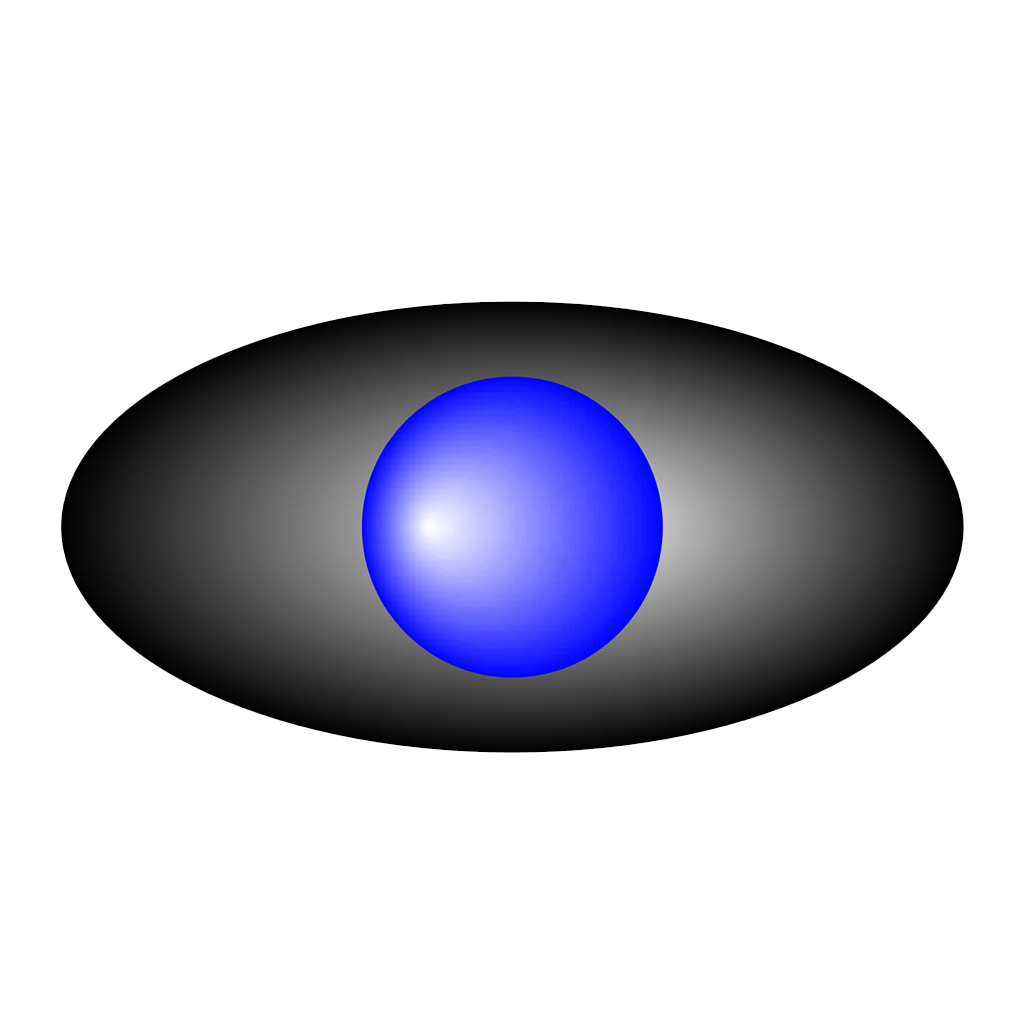
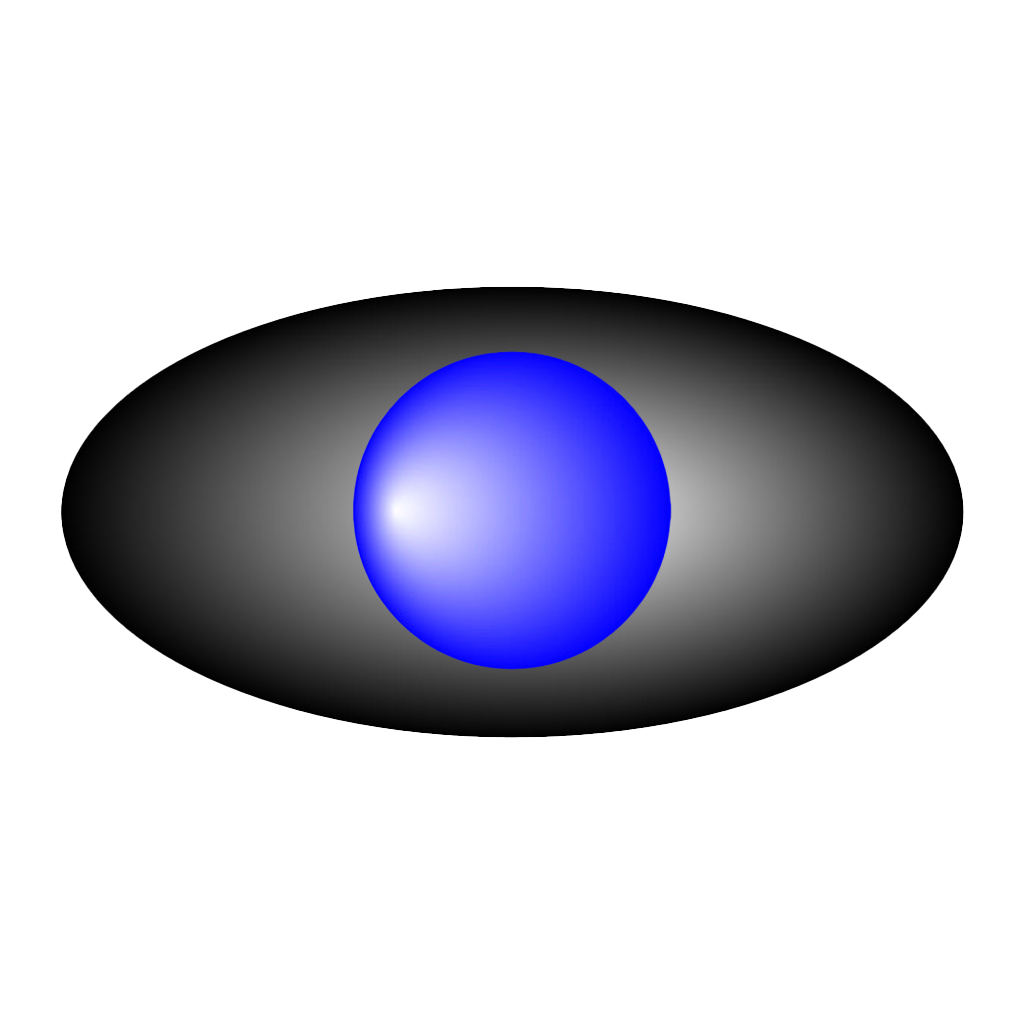
Layers edited between the first and the second w=1024, h=1024 image:
removed layer "Layer 0" over left=61, top=301, right=964, bottom=753
added layer "Eye" above "Background" over left=352, top=351, right=672, bottom=673
added layer "Background" over left=61, top=286, right=964, bottom=738
